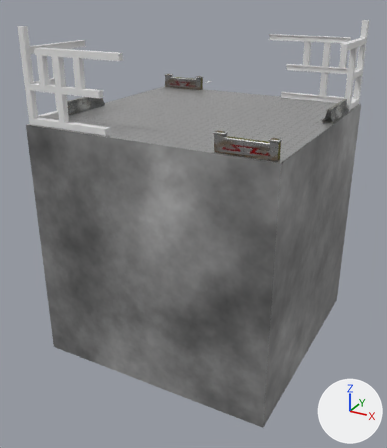
Before and after pictures for a commit that changed the Blender file Project/Assets/Blender/gameField.blend.
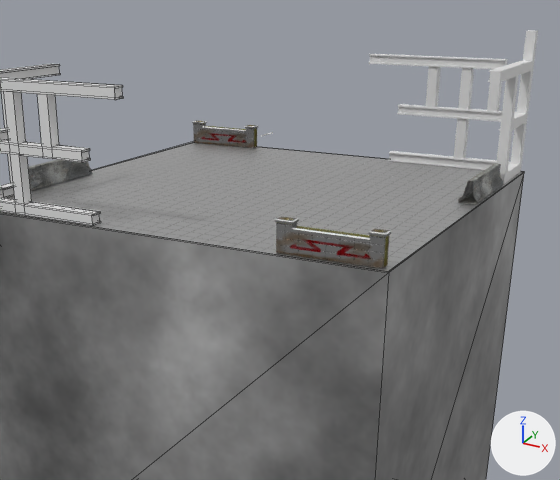
Old and new are each drawn whole from a 50 mm lens placed at (256.0, -496.0, 119.0), pointed at (-6.0, -20.0, -119.0) and again close up on the part from 13% to 99% of the width and 1% to 64% of the height. Every picture has the same lights, and +X, +Y and +Z are marked at lower right. The close-ups show mesh edges as thin lines.

Script lines for the objects in view, before the commit:
```python
ob_field_0 = bpy.data.objects.new('field_0', me_平面)
ob_field_0.location = (0.0, 0.0, 0.0)
ob_field_0.rotation_euler = (0.0, 0.0, 1.568)  # degrees (0, 0, 90)
ob_field_0.scale = (128.0, 128.0, 0.01)
ob_wall_0 = bpy.data.objects.new('wall_0', me_平面_011)
ob_wall_0.location = (-18.5, 122.6, 5.7)
ob_wall_0.rotation_euler = (0.0, 0.0, 1.568)  # degrees (0, 0, 90)
ob_wall_0.scale = (1.0, 48.0, 4.8)
ob_wall_1 = bpy.data.objects.new('wall_1', me_平面_012)
ob_wall_1.location = (17.0, -124.5, 5.7)
ob_wall_1.rotation_euler = (0.0, 0.0, 4.71)  # degrees (0, 0, 270)
ob_wall_1.scale = (1.0, 48.0, 4.8)
ob_wall_2 = bpy.data.objects.new('wall_2', me_平面_013)
ob_wall_2.location = (123.0, -51.4, 5.7)
ob_wall_2.rotation_euler = (0.0, 0.0, -0.00271)  # degrees (0, 0, -0.2)
ob_wall_2.scale = (1.0, 64.0, 4.8)
ob_wall_3 = bpy.data.objects.new('wall_3', me_平面_014)
ob_wall_3.location = (-123.7, 50.0, 5.7)
ob_wall_3.rotation_euler = (0.0, 0.0, 3.139)  # degrees (0, 0, 180)
ob_wall_3.scale = (1.0, 64.0, 4.8)
# also in view: 'fieldUnder_0' at (0.0, 0.0, -128.0); 'fence_2' at (-98.0, 122.0, 8.0); 'loftNurbs_0' at (-124.0, -48.0, 7.0); 'rustyMetal_0' at (-71.0, -84.0, 44.0); 'rustyMetal_1' at (72.0, 84.0, 44.0)
```
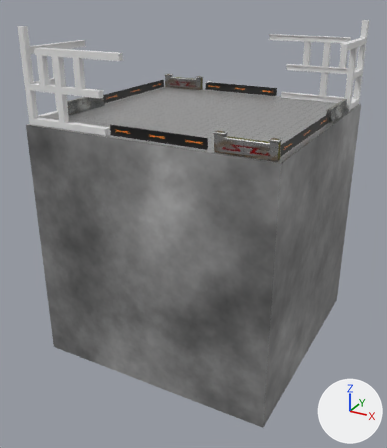
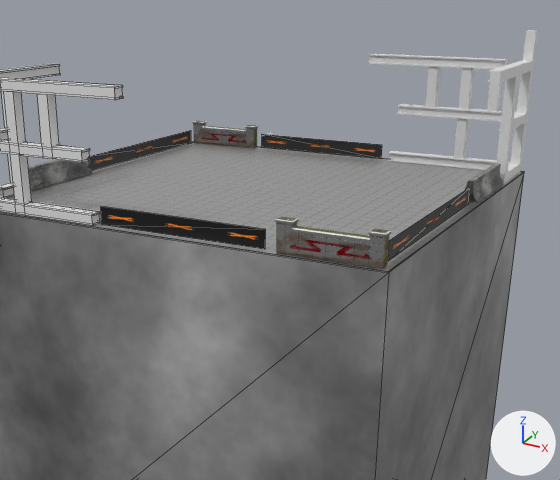
Pixel boxes [x1, y1, x2, y2] of what changed, in the close-ups (560 x 480 px):
'wall_1', shown (black): after [101, 206, 266, 249]
'wall_0', shown (black): after [262, 134, 382, 159]
'wall_2', shown (black): after [388, 188, 470, 261]
'wall_3', shown (black): after [89, 130, 191, 170]

What changed in the scene script:
```text
Change ob_wall_0:
    remove ob_wall_0.hide_set(True)
Change ob_wall_1:
    remove ob_wall_1.hide_set(True)
Change ob_wall_2:
    remove ob_wall_2.hide_set(True)
Change ob_wall_3:
    remove ob_wall_3.hide_set(True)
```
